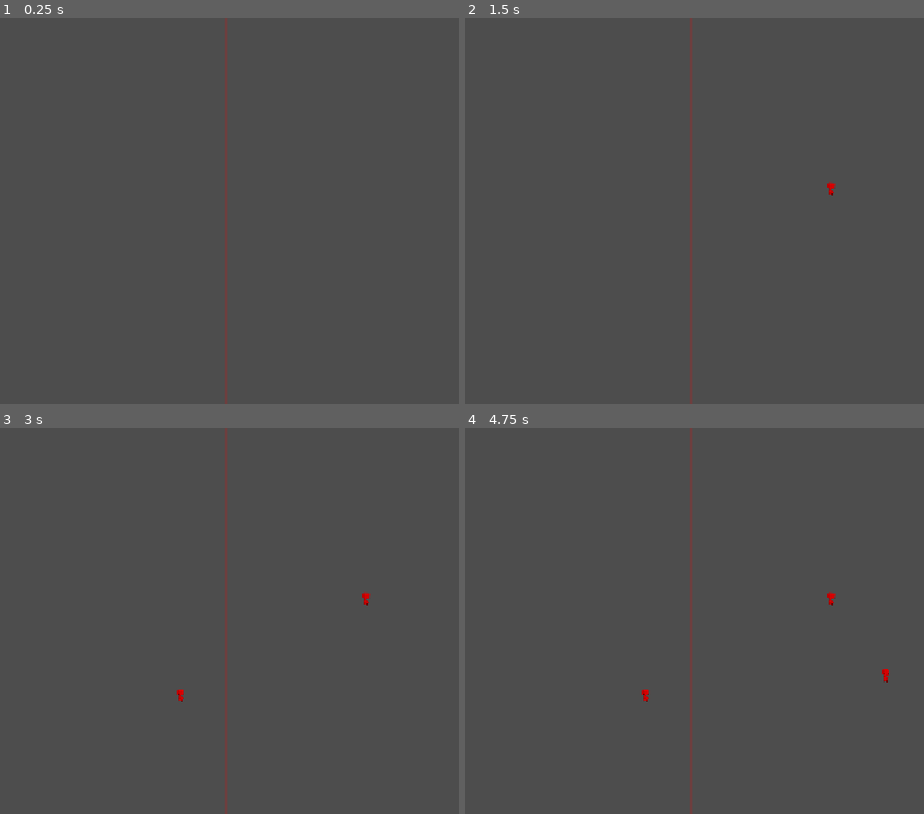
Above: before the commit, frames 1-4 (two rows, left to right).
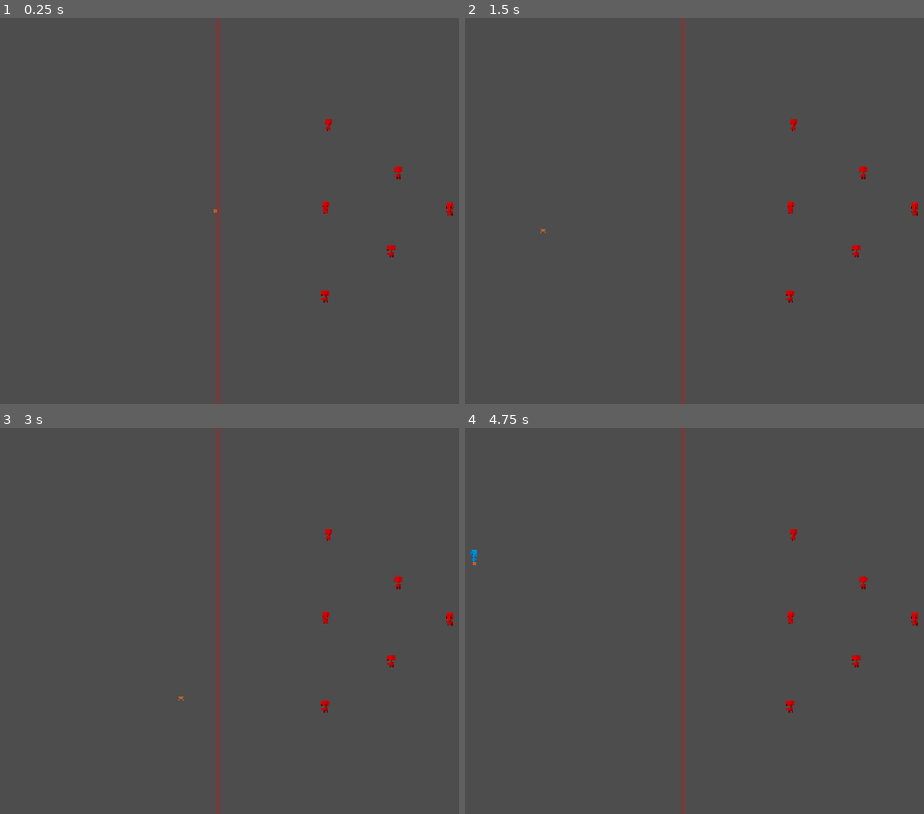
Above: after the commit, the same moments.

Repository: TagReaper/Eclipse-Jam
Game: Godot game, scene res://Levels/test_level.tscn
Two runs of this game, one before a commit and one after it. Both use one fixed random seed, a clock stepped at 60 frames per second and the inputs below. Before the commit the project starts from res://Levels/test_scene.tscn.
Inputs (mouse positions are in pixels of both pictures, inside the frame that each line leads up to):
- Up to frame 1 (0.25 s): no input
- Up to frame 2 (1.5 s): tap Enter at 0.5 s; move the mouse to (832, 191) at 0.52 s; press the mouse at (832, 191) at 0.53 s; hold R (SpeedUp, bound only after the commit) 0.53-1.28 s; tap Tab (End, bound only after the commit) at 0.8, 1.35 s; tap Space (Pause) at 1.25 s; move the mouse to (543, 230) at 1.27 s; release the mouse at (543, 230) at 1.28 s
- Up to frame 3 (3 s): click (78, 640) at 1.55 s; tap Enter at 2 s; move the mouse to (284, 536) at 2.02 s; press the mouse at (284, 536) at 2.03 s; hold R (SpeedUp, bound only after the commit) from 2.03 s (still down); tap Tab (End, bound only after the commit) at 2.3, 2.85 s; tap Space (Pause) at 2.75 s; move the mouse to (179, 698) at 2.77 s; release the mouse at (179, 698) at 2.78 s
- Up to frame 4 (4.75 s): click (644, 698) at 3.05 s; tap Enter at 3.5 s; move the mouse to (887, 678) at 3.52 s; release R (SpeedUp, bound only after the commit) at 3.53 s; press the mouse at (887, 678) at 3.53 s; tap Tab (End, bound only after the commit) at 3.8, 4.35 s; tap Space (Pause) at 4.15 s; move the mouse to (474, 563) at 4.27 s; release the mouse at (474, 563) at 4.28 s; click (474, 563) at 4.55 s

The runs differ from the first frame. In frame 1, 1.9% of the frame differs, in the area x 46-99%, y 0-100%; in frame 2, 2.0%; in frame 3, 2.0%; in frame 4, 2.1%, in the area x 1-99%, y 0-100%.

Commit message:
Added Resources + Sandbox + Simulation Buttons

Diff:
--- a/eclipse-game-jame-project/Components/mouse_follower.gd
+++ b/eclipse-game-jame-project/Components/mouse_follower.gd
@@ -3,13 +3,29 @@
 @export var ZoneArea: Area2D
 @export var CollArea: Area2D
 @export var Cooldown: Timer
-@export var multiple_factions: bool = false
+@export var sandbox: bool = false
 @export var RedArea: Area2D
 
 var selected_unit: PackedScene
 var summon_num: int = 0
 var selected_faction: Global.Faction
-var unit: Dictionary = Global.Units.get("Basic Skeleton")
+var unit: String = "Basic Skeleton"
+var level_started: bool = false
+
+@export var resources: Dictionary[String, int] = {
+	"Bones": 5,
+	"Flesh": 0,
+	"Mossy Bones": 0,
+	"Gilded Bones": 0,
+	"Mythril Scrap": 0,
+	"Tantalum Scrap": 0
+}
+
+func _ready() -> void:
+	# Input.mouse_mode = Input.MOUSE_MODE_CONFINED_HIDDEN
+	level_started = false
+	Global.paused = true
+	print(resources)
 
 func _process(delta: float) -> void:
 	global_position = get_global_mouse_position()
@@ -17,31 +33,51 @@
 	if Input.is_action_just_pressed("Pause"):
 		if Global.paused:
 			Global.paused = false
+			level_started = true
 		else:
 			Global.paused = true
 
-	if Input.is_action_pressed("Summon") and Cooldown.is_stopped() and Global.paused:
-		if !multiple_factions:
+	if Input.is_action_just_pressed("End"):
+		get_tree().reload_current_scene()
+
+	if Input.is_action_pressed("SpeedUp"):
+		Engine.time_scale = 2.5
+	else:
+		Engine.time_scale = 1.0
+
+	if Input.is_action_pressed("Summon") and Cooldown.is_stopped() and Global.paused and !level_started:
+		if !sandbox:
 			if !CollArea.has_overlapping_areas() and !ZoneArea.has_overlapping_areas():
-				selected_unit = load(unit.get("Path"))
-				var summon = selected_unit.instantiate()
-				summon.faction = Global.Faction.BLUE
-				summon.global_position = global_position
-				summon.name = "BLUE-" + unit.get("Shorthand") + "-" + str(summon_num)
-				get_parent().find_child("Units").add_child(summon)
-				summon_num += 1
-				Cooldown.start(0.05)
+				var Unit: Dictionary = Global.Units.get(unit)
+				var cost: Array = Unit.Cost
+				if resources[cost[0]] < cost[1]:
+					print("Not Enough Resources to summon ", unit)
+				else:
+					print("\nSummoning ", Global.Faction.find_key(selected_faction), " ", unit, ": ", cost[1], " ", cost[0], " used...")
+					resources[cost[0]] -= cost[1]
+					print("You now have ", resources[cost[0]], " ", cost[0], " remaining.")
+					selected_unit = load(Unit.Path)
+					var summon = selected_unit.instantiate()
+					summon.faction = Global.Faction.BLUE
+					summon.global_position = global_position + Vector2(0,-8)
+					summon.name = "BLUE-" + Unit.Shorthand + "-" + str(summon_num)
+					get_parent().find_child("Units").add_child(summon)
+					summon_num += 1
+					Cooldown.start(0.05)
 		else:
 			if !ZoneArea.has_overlapping_areas():
 				selected_faction = Global.Faction.BLUE
 			elif ZoneArea.overlaps_area(RedArea):
 				selected_faction = Global.Faction.RED
 			if !CollArea.has_overlapping_areas():
-				selected_unit = load(unit.get("Path"))
+				var Unit: Dictionary = Global.Units.get(unit)
+				print("\nSummoning ", Global.Faction.find_key(selected_faction), " ", unit, ": No resources used...")
+				print("Sandbox mode is enabled.")
+				selected_unit = load(Unit.Path)
 				var summon = selected_unit.instantiate()
 				summon.faction = selected_faction
-				summon.global_position = global_position
-				summon.name = Global.Faction.find_key(selected_faction) + "-" + unit.get("Shorthand") + "-" + str(summon_num)
+				summon.global_position = global_position + Vector2(0,-8)
+				summon.name = Global.Faction.find_key(selected_faction) + "-" + Unit.Shorthand + "-" + str(summon_num)
 				get_parent().find_child("Units").add_child(summon)
 				summon_num += 1
 				Cooldown.start(0.05)
--- a/eclipse-game-jame-project/Components/mouse_follower.tscn
+++ b/eclipse-game-jame-project/Components/mouse_follower.tscn
@@ -1,6 +1,7 @@
 [gd_scene format=3 uid="uid://dyjgmurckaguh"]
 
 [ext_resource type="Script" uid="uid://c5tcbu2lsfo8h" path="res://Components/mouse_follower.gd" id="1_4qxkb"]
+[ext_resource type="Texture2D" uid="uid://82op52t0cp5m" path="res://Assets/UI/MediavelFree.png" id="2_3c1xd"]
 
 [sub_resource type="CircleShape2D" id="CircleShape2D_f1574"]
 
@@ -29,3 +30,11 @@
 wait_time = 0.05
 one_shot = true
 autostart = true
+
+[node name="Sprite2D" type="Sprite2D" parent="." unique_id=1398580690]
+texture_filter = 1
+position = Vector2(0, 0.5)
+texture = ExtResource("2_3c1xd")
+hframes = 16
+vframes = 8
+frame = 94
--- a/eclipse-game-jame-project/Entities/Units/BasicUnit.gd
+++ b/eclipse-game-jame-project/Entities/Units/BasicUnit.gd
@@ -75,7 +75,7 @@
 	health = max_health
 	current_state = State.CHASE
 
-	pass
+	Sprite.flip_h = sign(global_position.x) > 0
 
 @warning_ignore("unused_parameter")
 func _process(delta: float) -> void:
--- a/eclipse-game-jame-project/Entities/Units/basic_unit_test.tscn
+++ b/eclipse-game-jame-project/Entities/Units/basic_unit_test.tscn
@@ -8,7 +8,7 @@
 radius = 12.0
 
 [sub_resource type="CapsuleShape2D" id="CapsuleShape2D_w7rph"]
-radius = 6.0
+radius = 8.0
 
 [sub_resource type="CapsuleShape2D" id="CapsuleShape2D_f1574"]
 radius = 14.0
@@ -25,7 +25,7 @@
 damage = 2.0
 cooldown_min = 0.5
 cooldown_max = 1.5
-knockback_force = 3.0
+knockback_force = 2.5
 Sprite = NodePath("Sprite2D")
 HitboxSpawn = NodePath("Range/Hitbox Spawn")
 CooldownTimer = NodePath("Cooldown")
@@ -34,8 +34,7 @@
 HitboxShape = SubResource("CircleShape2D_f1574")
 
 [node name="CollisionShape2D" type="CollisionShape2D" parent="." unique_id=1114960161]
-visible = false
-position = Vector2(0, 13)
+position = Vector2(0, 10)
 rotation = -1.5707964
 shape = SubResource("CapsuleShape2D_w7rph")
 
--- a/eclipse-game-jame-project/Globals/Global.gd
+++ b/eclipse-game-jame-project/Globals/Global.gd
@@ -22,6 +22,6 @@
 	"Basic Skeleton": {
 		"Shorthand": "BS",
 		"Path": "res://Entities/Units/basic_unit_test.tscn",
-
+		"Cost": ["Bones", 1]
 	}
 }
--- /dev/null
+++ b/eclipse-game-jame-project/Levels/sandbox.tscn
@@ -0,0 +1,42 @@
+[gd_scene format=3 uid="uid://byde8fxg77tta"]
+
+[ext_resource type="PackedScene" uid="uid://dyjgmurckaguh" path="res://Components/mouse_follower.tscn" id="1_fukds"]
+
+[sub_resource type="RectangleShape2D" id="RectangleShape2D_f1574"]
+size = Vector2(616, 879)
+
+[node name="Test Lv 1" type="Node2D" unique_id=930342871]
+y_sort_enabled = true
+
+[node name="Boundary" type="Area2D" parent="." unique_id=1290196898]
+position = Vector2(-13, 0)
+collision_layer = 128
+collision_mask = 0
+
+[node name="CollisionShape2D" type="CollisionShape2D" parent="Boundary" unique_id=1861348549]
+position = Vector2(331, 0)
+shape = SubResource("RectangleShape2D_f1574")
+debug_color = Color(0.69803923, 0.011764706, 0, 0.10980392)
+
+[node name="Line2D" type="Line2D" parent="Boundary" unique_id=1193593473]
+position = Vector2(38, -189)
+points = PackedVector2Array(-20, 575, -20, -188)
+default_color = Color(1, 0, 0, 0.1764706)
+
+[node name="Mouse Follower" parent="." unique_id=637497597 node_paths=PackedStringArray("RedArea") instance=ExtResource("1_fukds")]
+position = Vector2(-281, -30)
+sandbox = true
+RedArea = NodePath("../Boundary")
+resources = Dictionary[String, int]({
+"Bones": 6,
+"Flesh": 0,
+"Gilded Bones": 0,
+"Mossy Bones": 0,
+"Mythril Scrap": 0,
+"Tantalum Scrap": 0
+})
+
+[node name="Units" type="Node2D" parent="." unique_id=431631231]
+y_sort_enabled = true
+
+[node name="Camera2D" type="Camera2D" parent="." unique_id=171207175]
--- /dev/null
+++ b/eclipse-game-jame-project/Levels/test_level.tscn
@@ -0,0 +1,72 @@
+[gd_scene format=3 uid="uid://cuopk2ld3jl66"]
+
+[ext_resource type="PackedScene" uid="uid://cx7tgikucfsk2" path="res://Entities/Units/basic_unit_test.tscn" id="1_abhxl"]
+[ext_resource type="PackedScene" uid="uid://dyjgmurckaguh" path="res://Components/mouse_follower.tscn" id="2_g54tn"]
+
+[sub_resource type="RectangleShape2D" id="RectangleShape2D_f1574"]
+size = Vector2(616, 879)
+
+[node name="Test Lv 1" type="Node2D" unique_id=930342871]
+y_sort_enabled = true
+
+[node name="Boundary" type="Area2D" parent="." unique_id=1290196898]
+position = Vector2(-13, 0)
+collision_layer = 128
+collision_mask = 0
+
+[node name="CollisionShape2D" type="CollisionShape2D" parent="Boundary" unique_id=1861348549]
+position = Vector2(331, 0)
+shape = SubResource("RectangleShape2D_f1574")
+debug_color = Color(0.69803923, 0.011764706, 0, 0.10980392)
+
+[node name="Line2D" type="Line2D" parent="Boundary" unique_id=1193593473]
+position = Vector2(38, -189)
+points = PackedVector2Array(-20, 575, -20, -188)
+default_color = Color(1, 0, 0, 0.1764706)
+
+[node name="Mouse Follower" parent="." unique_id=637497597 node_paths=PackedStringArray("RedArea") instance=ExtResource("2_g54tn")]
+position = Vector2(-281, -30)
+RedArea = NodePath("../Boundary")
+resources = Dictionary[String, int]({
+"Bones": 6,
+"Flesh": 0,
+"Gilded Bones": 0,
+"Mossy Bones": 0,
+"Mythril Scrap": 0,
+"Tantalum Scrap": 0
+})
+
+[node name="Units" type="Node2D" parent="." unique_id=431631231]
+y_sort_enabled = true
+
+[node name="RED-BS-0" parent="Units" unique_id=1248488462 instance=ExtResource("1_abhxl")]
+position = Vector2(210, -155)
+collision_layer = 8
+faction = 1
+
+[node name="RED-BS-1" parent="Units" unique_id=650447839 instance=ExtResource("1_abhxl")]
+position = Vector2(205, -1)
+collision_layer = 8
+faction = 1
+
+[node name="RED-BS-2" parent="Units" unique_id=1799119077 instance=ExtResource("1_abhxl")]
+position = Vector2(204, 164)
+collision_layer = 8
+faction = 1
+
+[node name="RED-BS-3" parent="Units" unique_id=1292994528 instance=ExtResource("1_abhxl")]
+position = Vector2(340, -66)
+collision_layer = 8
+faction = 1
+
+[node name="RED-BS-4" parent="Units" unique_id=1441500341 instance=ExtResource("1_abhxl")]
+position = Vector2(327, 80)
+collision_layer = 8
+faction = 1
+
+[node name="RED-BS-5" parent="Units" unique_id=202465520 instance=ExtResource("1_abhxl")]
+position = Vector2(436, 2)
+collision_layer = 8
+faction = 1
+
+[node name="Camera2D" type="Camera2D" parent="." unique_id=171207175]
--- a/eclipse-game-jame-project/Levels/test_scene.tscn
+++ /dev/null
@@ -1,34 +0,0 @@
-[gd_scene format=3 uid="uid://cuopk2ld3jl66"]
-
-[ext_resource type="PackedScene" uid="uid://dyjgmurckaguh" path="res://Components/mouse_follower.tscn" id="2_g54tn"]
-
-[sub_resource type="RectangleShape2D" id="RectangleShape2D_f1574"]
-size = Vector2(616, 879)
-
-[node name="Test Scene" type="Node2D" unique_id=930342871]
-y_sort_enabled = true
-
-[node name="Units" type="Node2D" parent="." unique_id=431631231]
-
-[node name="Camera2D" type="Camera2D" parent="." unique_id=171207175]
-position = Vector2(319, 193)
-
-[node name="Mouse Follower" parent="." unique_id=637497597 node_paths=PackedStringArray("RedArea") instance=ExtResource("2_g54tn")]
-position = Vector2(334, 60)
-multiple_factions = true
-RedArea = NodePath("../Boundary")
-
-[node name="Boundary" type="Area2D" parent="." unique_id=1290196898]
-collision_layer = 128
-collision_mask = 0
-
-[node name="CollisionShape2D" type="CollisionShape2D" parent="Boundary" unique_id=1861348549]
-position = Vector2(653, 194)
-shape = SubResource("RectangleShape2D_f1574")
-debug_color = Color(0.69803923, 0.011764706, 0, 0.10980392)
-
-[node name="Line2D" type="Line2D" parent="." unique_id=1193593473]
-position = Vector2(359, -10)
-points = PackedVector2Array(-20, 575, -20, -188)
-width = 5.0
-default_color = Color(1, 0, 0, 0.1764706)
--- a/eclipse-game-jame-project/project.godot
+++ b/eclipse-game-jame-project/project.godot
@@ -69,6 +69,16 @@
 "events": [Object(InputEventKey,"resource_local_to_scene":false,"resource_name":"","device":-1,"window_id":0,"alt_press …(191 unchanged characters)…
 ]
 }
+SpeedUp={
+"deadzone": 0.2,
+"events": [Object(InputEventKey,"resource_local_to_scene":false,"resource_name":"","device":-1,"window_id":0,"alt_pressed":false,"shift_pressed":false,"ctrl_pressed":false,"meta_pressed":false,"pressed":false,"keycode":0,"physical_keycode":82,"key_label":0,"unicode":114,"location":0,"echo":false,"script":null)
+]
+}
+End={
+"deadzone": 0.2,
+"events": [Object(InputEventKey,"resource_local_to_scene":false,"resource_name":"","device":-1,"window_id":0,"alt_pressed":false,"shift_pressed":false,"ctrl_pressed":false,"meta_pressed":false,"pressed":false,"keycode":0,"physical_keycode":4194306,"key_label":0,"unicode":0,"location":0,"echo":false,"script":null)
+]
+}
 
 [layer_names]
 
Binary file added: eclipse-game-jame-project/Assets/UI/FreeHorrorUi.png
Not shown, added: eclipse-game-jame-project/Assets/UI/FreeHorrorUi.png.import
Binary file added: eclipse-game-jame-project/Assets/UI/FreeUI.png
Not shown, added: eclipse-game-jame-project/Assets/UI/FreeUI.png.import
Binary file added: eclipse-game-jame-project/Assets/UI/MediavelFree.png
Not shown, added: eclipse-game-jame-project/Assets/UI/MediavelFree.png.import
Binary file added: eclipse-game-jame-project/Assets/UI/freefantasy.png
Not shown, added: eclipse-game-jame-project/Assets/UI/freefantasy.png.import
